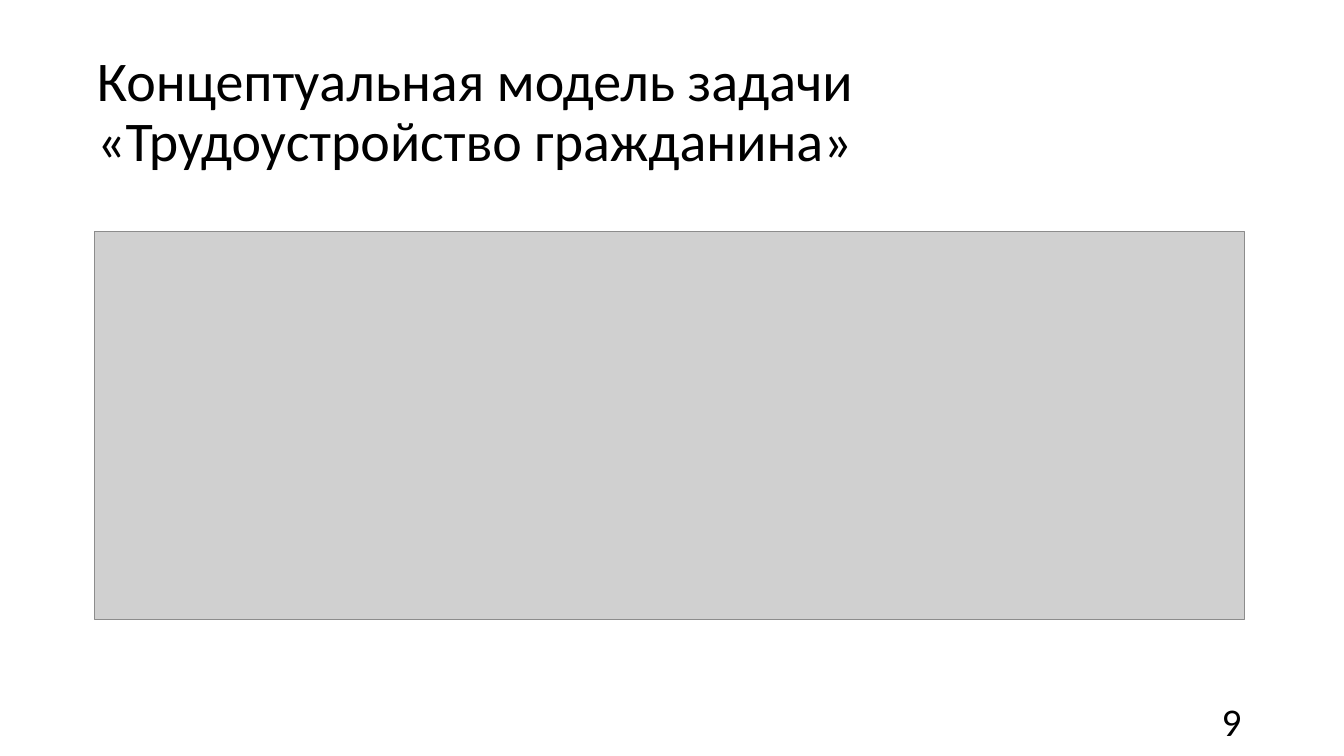
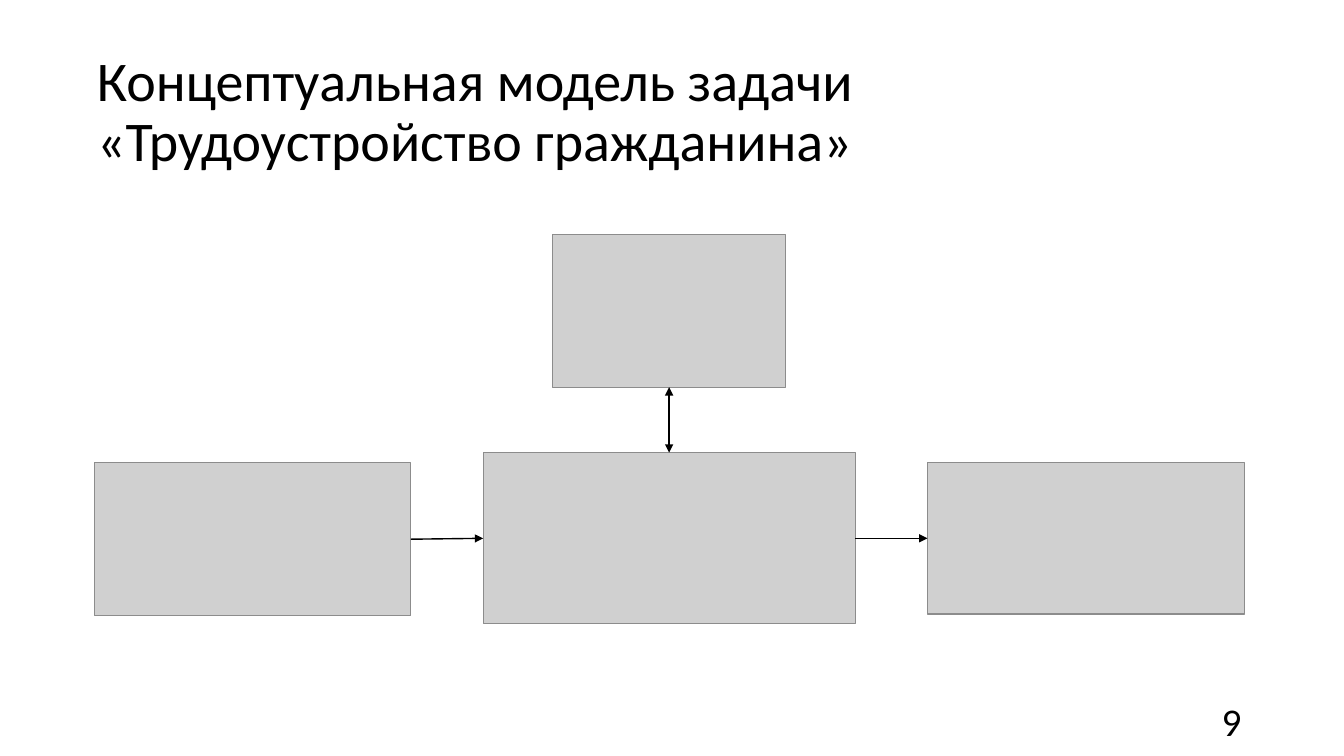
Before and after one commit to churakovra/graduateWork, a slide deck: slide 12 of product/vkr_pres.pptx (slide 11 before the commit). Drawn at 1344x756 pixels with LibreOffice and Linux fonts; fonts in the diff are those of the drawing; grey boxes stand for pictures. Boxes give left, top, right and bottom in pixels: in the first picture for what was removed or moved away, otherwise in the second. Text is boxed around its words. In the diff, an @@ line names an element or a change of style, - is before the commit and + after.

```diff
--- a/product/vkr_pres.pptx
+++ b/product/vkr_pres.pptx
@@ picture removed at (x1=94, y1=232, x2=1244, y2=619) @@
@@ picture added at (x1=553, y1=235, x2=785, y2=387) @@
@@ double arrow added from (669, 453) to (669, 387), #000000 1 pt @@
@@ picture added at (x1=94, y1=463, x2=410, y2=616) @@
@@ picture added at (x1=483, y1=453, x2=855, y2=624) @@
@@ picture added at (x1=928, y1=463, x2=1244, y2=614) @@
@@ arrow added from (411, 539) to (483, 538), #000000 1 pt @@
@@ arrow added from (855, 538) to (928, 538), #000000 1 pt @@
```
Also in this commit, not shown: 1 other slide changed, 3 slides added, 2 slides removed, 53 other files.
